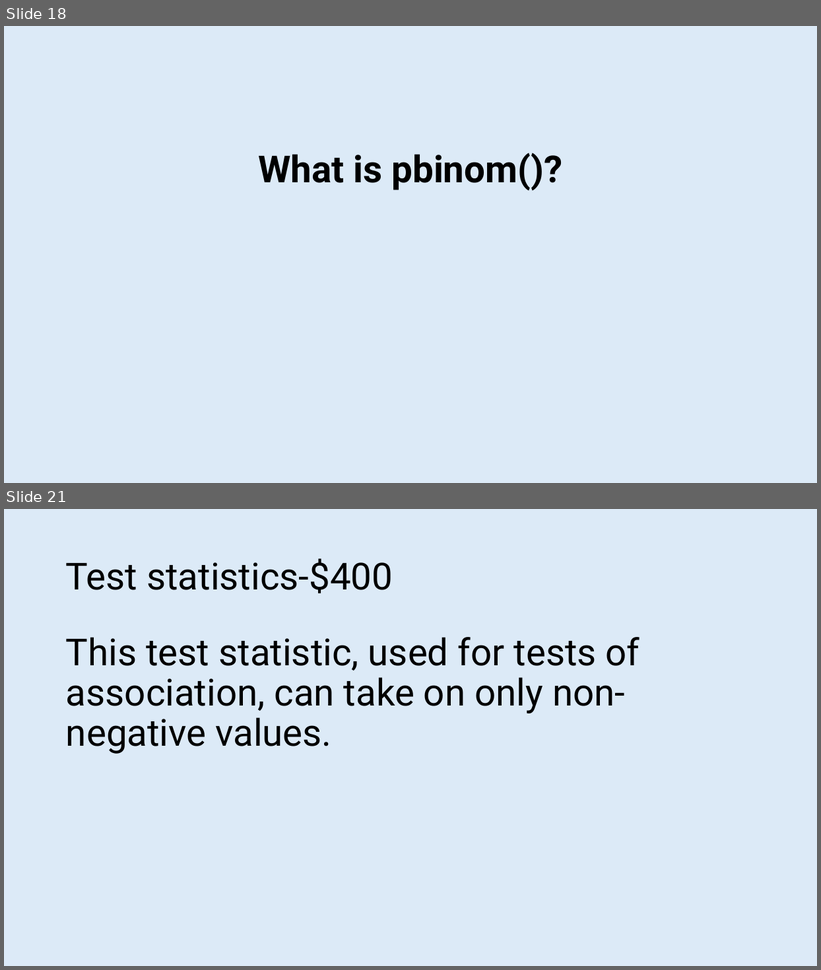
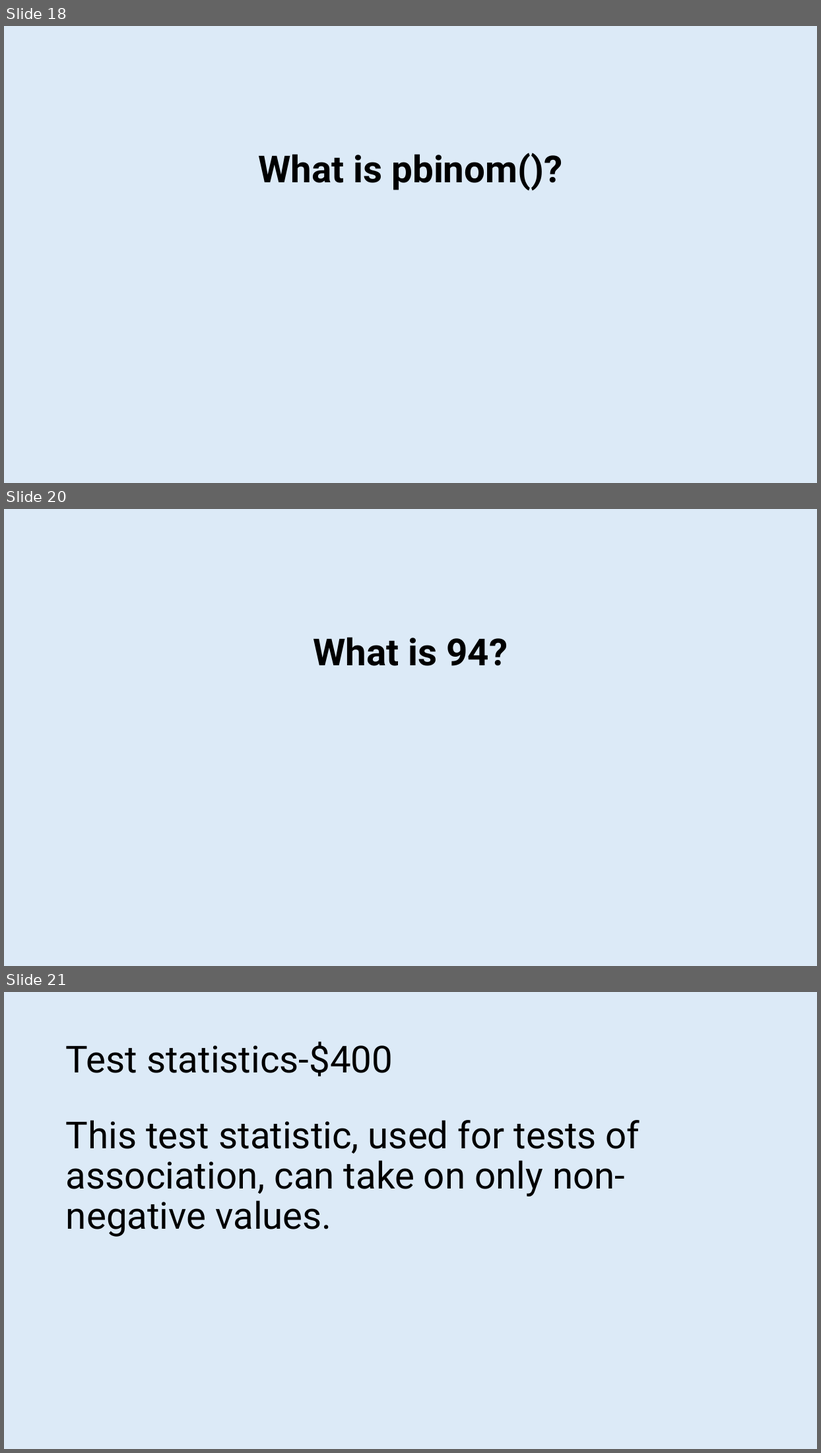
Before and after one commit to mhoch422/BIOS600_SSII, a slide deck: exam/exam-02/Exam2_Jeopardy.pptx. Shown one above the other, each under a label of ours: slides 18 and 21 before the commit, slides 18, 20 and 21 after it; the slides between them are not shown. The pictures are 821x970 and 821x1453 pixels, drawn with LibreOffice and Linux fonts; fonts in the diff are those of the drawing. Boxes give left, top, right and bottom in pixels: in the first picture for what was removed or moved away, otherwise in the second. Text is boxed around its words. In the diff, an @@ line names an element or a change of style, - is before the commit and + after.

```diff
--- a/exam/exam-02/Exam2_Jeopardy.pptx
+++ b/exam/exam-02/Exam2_Jeopardy.pptx
@@ slide 20 added at (4,509,817,966), background #DCEAF7 @@
@@ text added at (313,637,508,666), 44 pt, text #000000, bold @@
+What is 94?
```
Also in this commit, not shown: 2 slides changed, 1 slide removed, 38 other files.
